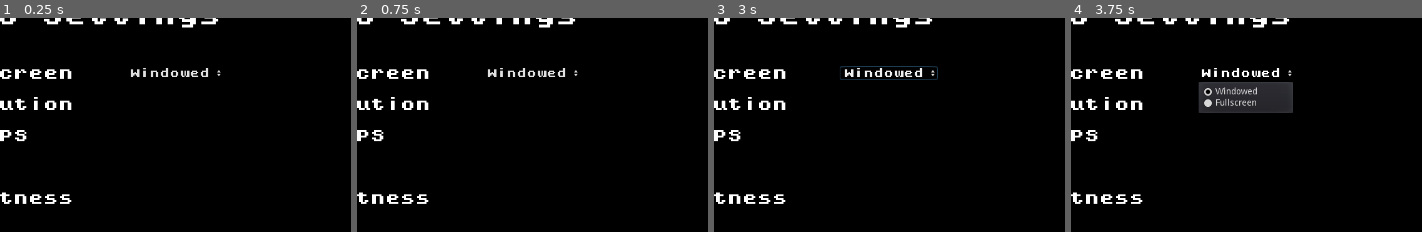
Above: before the commit, frames 1-4 (left to right).
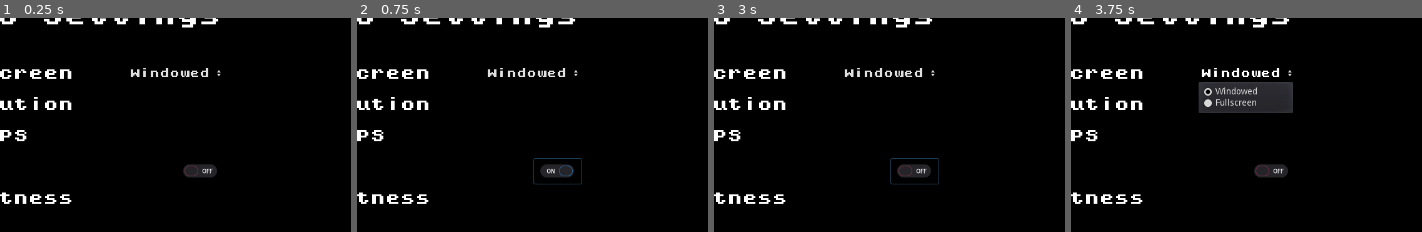
Above: after the commit, the same moments.

Repository: Vilkku11/super-journey
Game: Godot game, scene res://Game/Options.tscn
The game is run twice, just before and just after one commit, with the same random seed, the same clock (stepped at 60 frames per second) and the same inputs. This scene is started directly instead of the project's main scene.
Inputs (mouse positions are % of the whole screen's width and height, from its top left):
- Up to frame 1 (0.25 s): no input
- Up to frame 2 (0.75 s): click (44, 59) at 0.52 s
- Up to frame 3 (3 s): click "Windowed" at 1.25 s; click "Windowed" at 2 s; click (44, 59) at 2.77 s
- Up to frame 4 (3.75 s): click "Windowed" at 3.5 s
The pictures show only the part of the screen within x 16-66%, y 23-73%; the shares and areas given below are measured in that part.

The runs differ from the first frame. In frame 1, 0.5% of the frame differs, in the area x 52-62%, y 68-75%; in frame 2, 0.7%; in frame 3, 1.0%, in the area x 35-65%, y 22-79%; in frame 4, 0.5%.

Commit message:
Added Vsync button

Diff:
--- a/Game/GlobalSettings.gd
+++ b/Game/GlobalSettings.gd
@@ -2,3 +2,7 @@
 
 func toggle_fullscreen(value):
 	OS.window_fullscreen = value
+
+
+func toggle_vsync(value):
+	OS.vsync_enabled = value
--- a/Game/Options.tscn
+++ b/Game/Options.tscn
@@ -145,6 +145,12 @@
 custom_fonts/font = SubResource( 2 )
 text = "Brightness"
 
+[node name="VSyncButton" type="CheckButton" parent="CenterContainer/VBoxContainer/Label" index="13"]
+margin_left = 456.0
+margin_top = 374.0
+margin_right = 532.0
+margin_bottom = 414.0
+
 [node name="FullscreenBTN" type="CenterContainer" parent="." index="1"]
 margin_left = 389.0
 margin_top = 250.0
@@ -153,7 +159,7 @@
 script = ExtResource( 3 )
 
 [node name="FullscreenBtn" type="OptionButton" parent="FullscreenBTN" index="0"]
-margin_right = 157.0
+margin_right = 200.0
 margin_bottom = 22.0
 custom_fonts/font = SubResource( 3 )
 text = "Windowed"
@@ -162,4 +168,5 @@
 selected = 0
 
 [connection signal="pressed" from="CenterContainer/VBoxContainer/Label/BackButton" to="CenterContainer" method="_on_Button_pressed"]
+[connection signal="toggled" from="CenterContainer/VBoxContainer/Label/VSyncButton" to="." method="_on_VSyncButton_toggled"]
 [connection signal="item_selected" from="FullscreenBTN/FullscreenBtn" to="." method="_on_FullscreenBtn_item_selected"]
--- a/Game/Settings.gd
+++ b/Game/Settings.gd
@@ -1,10 +1,15 @@
 extends Node
 
+#Video settings
 onready var display_options = $FullscreenBTN/FullscreenBtn
-
+onready var vsync_button = $CenterContainer/VBoxContainer/Label/VSyncButton
 #func _ready():
 #	display_options.select(true if Save.game_data.fullscreen_on else false)
 #	GlobalSettings.toggle_fullscreen(Save.game_data.fullscreen_on)
 
 func _on_FullscreenBtn_item_selected(index):
 	GlobalSettings.toggle_fullscreen(true if index == 1 else false)
+
+
+func _on_VSyncButton_toggled(Vsync_on):
+	GlobalSettings.toggle_vsync(Vsync_on)
